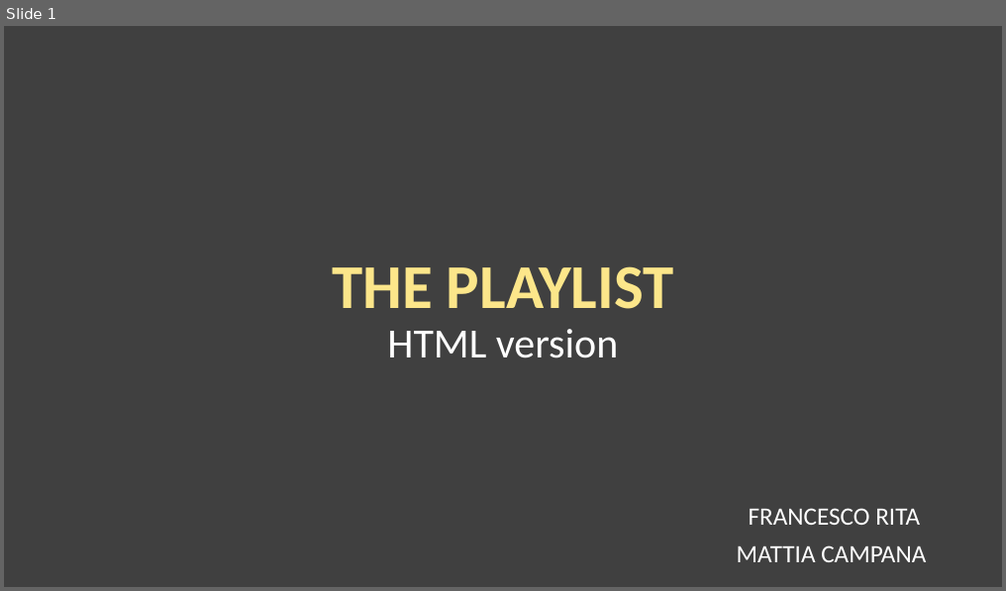
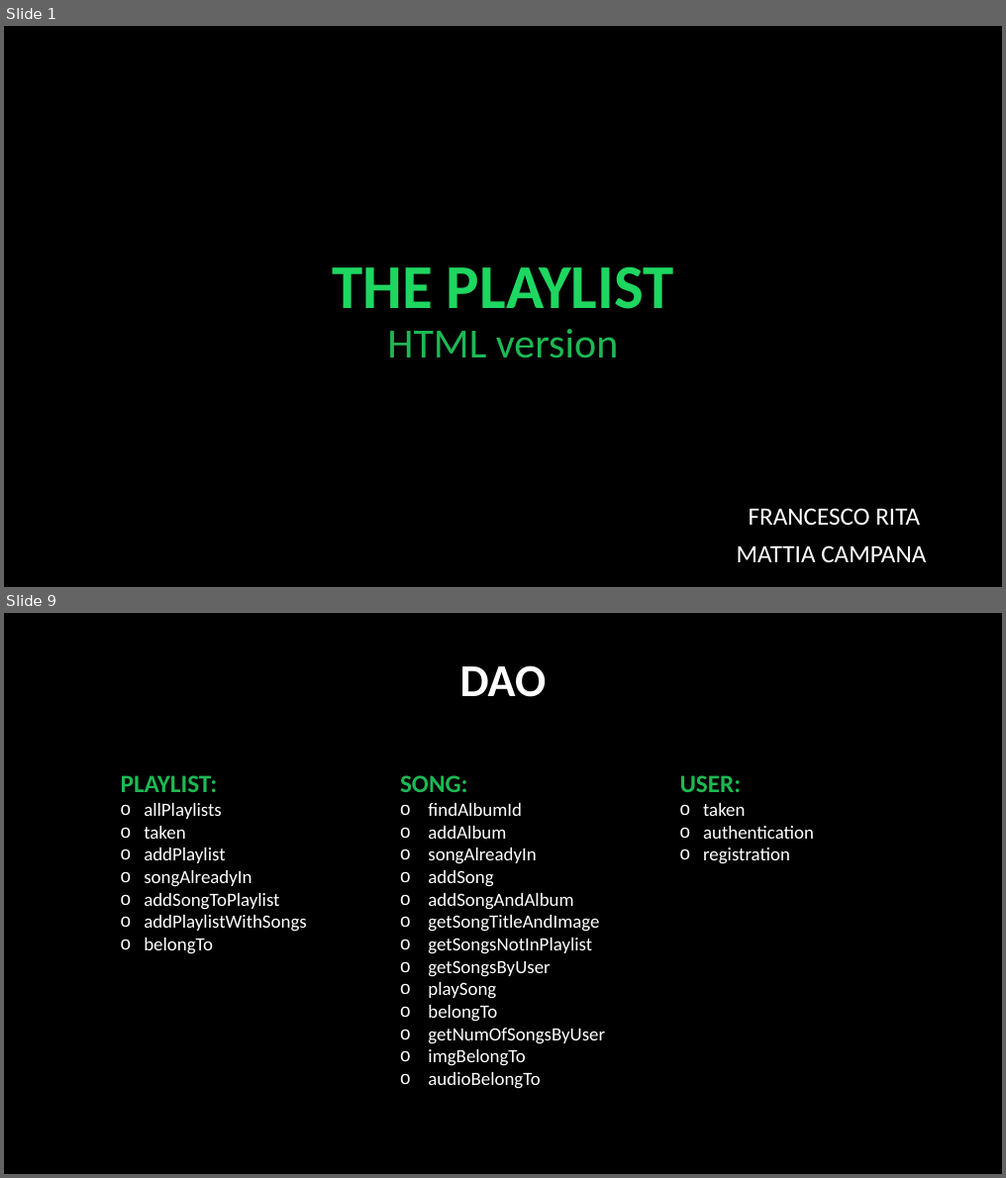
Before and after one commit to campanamattia/tiw.project-html, a slide deck: delivers/THE PLAYLIST.pptx. Shown one above the other, each under a label of ours: slide 1 before the commit, slides 1 and 9 after it; the slides between them are not shown. The pictures are 1006x591 and 1006x1178 pixels, drawn with LibreOffice and Linux fonts; fonts in the diff are those of the drawing. Boxes give left, top, right and bottom in pixels: in the first picture for what was removed or moved away, otherwise in the second. Text is boxed around its words. In the diff, an @@ line names an element or a change of style, - is before the commit and + after.

Commit message:
home html

```diff
--- a/delivers/THE PLAYLIST.pptx
+++ b/delivers/THE PLAYLIST.pptx
@@ slide 9 added at (4,613,1002,1174), background #000000 @@
@@ title added at (460,665,547,697), 44 pt, text #FFFFFF, bold @@
+DAO
@@ text added at (121,775,307,955), 18 pt, text #FFFFFF @@
+PLAYLIST:
+o allPlaylists
+o taken
+o addPlaylist
+o songAlreadyIn
+o addSongToPlaylist
+o addPlaylistWithSongs
+o belongTo
@@ text added at (400,775,605,1089), 18 pt, text #FFFFFF @@
+SONG:
+o findAlbumId
+o addAlbum
+o songAlreadyIn
+o addSong
+o addSongAndAlbum
+o getSongTitleAndImage
+o getSongsNotInPlaylist
+o getSongsByUser
+o playSong
+o belongTo
+o getNumOfSongsByUser
+o imgBelongTo
+o audioBelongTo
@@ text added at (680,775,814,864), 18 pt, text #FFFFFF @@
+USER:
+o taken
+o authentication
+o registration
@@ slide 1 changed as well @@
@@ background #404040 to #000000 @@
@@ title "THE PLAYLIST HTML version" at (332,267,674,359): text colour #FCE68A to #1ED760 in "THE PLAYLIST"; text colour #FFFFFF to #1DB954 in "HTML version" @@
```
Also in this commit, not shown: 2 other slides changed, 9 other slides added, 1 slide removed, 1 other file.
